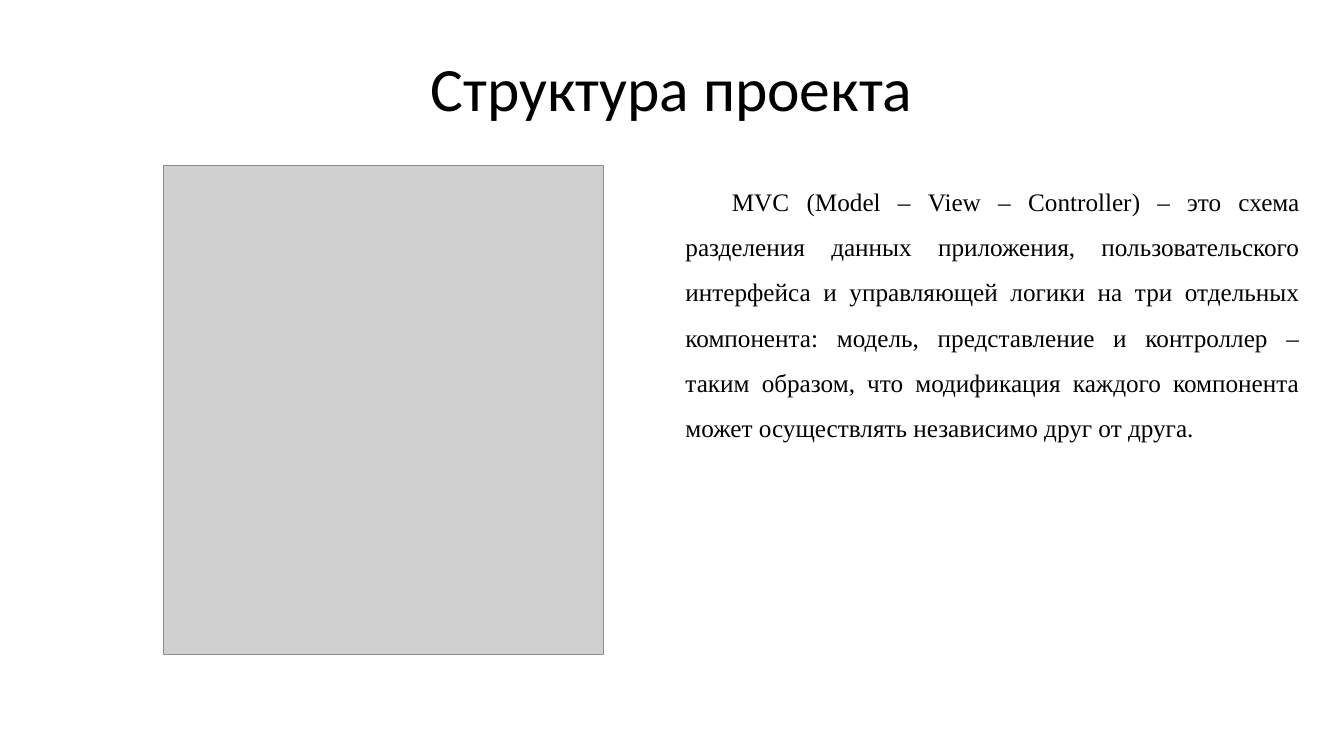
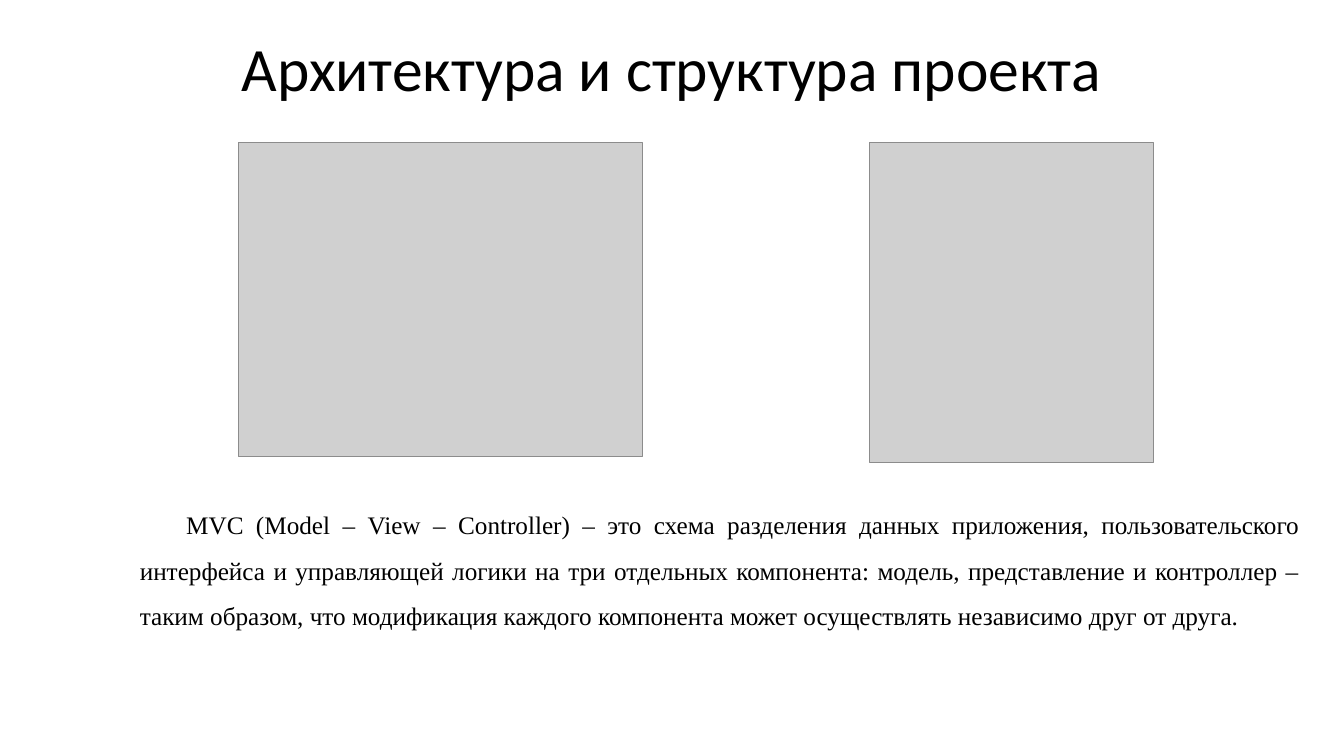
Before and after one commit to minald/Cataloguer, a slide deck: slide 5 of Presentation Minald.pptx (slide 6 before the commit). Drawn at 1344x756 pixels with LibreOffice and Linux fonts; fonts in the diff are those of the drawing; grey boxes stand for pictures. Boxes give left, top, right and bottom in pixels: in the first picture for what was removed or moved away, otherwise in the second. Text is boxed around its words. In the diff, an @@ line names an element or a change of style, - is before the commit and + after.

```diff
--- a/Presentation Minald.pptx
+++ b/Presentation Minald.pptx
@@ title at (x1=242, y1=51, x2=1101, y2=101): text changed @@
-Структура проекта
+Архитектура и структура проекта
@@ picture added at (x1=239, y1=142, x2=643, y2=457) @@
@@ picture resized from (x1=164, y1=165, x2=605, y2=654) to (x1=870, y1=142, x2=1154, y2=462) @@
@@ text "MVC (Model – View – ..." rewrapped from (x1=685, y1=193, x2=1299, y2=443) to (x1=140, y1=516, x2=1299, y2=631) @@
```
Also in this commit, not shown: 3 other slides changed, 5 slides added, 2 slides removed.
